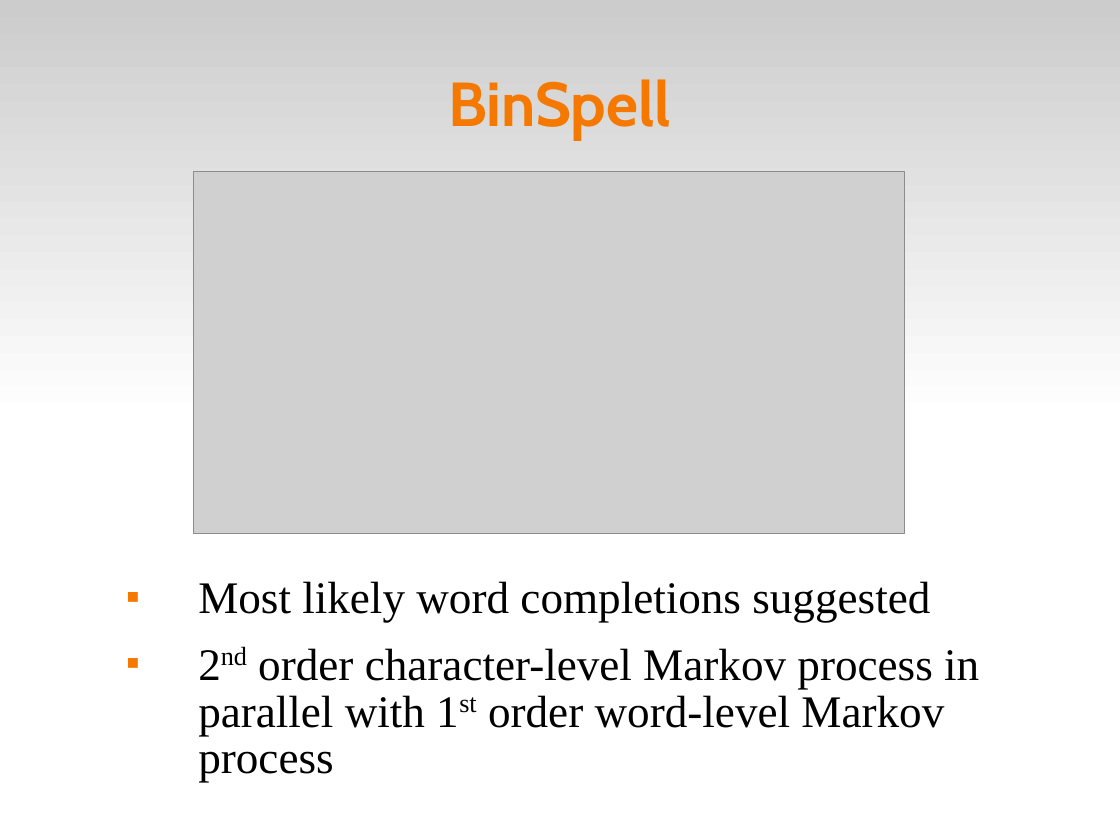
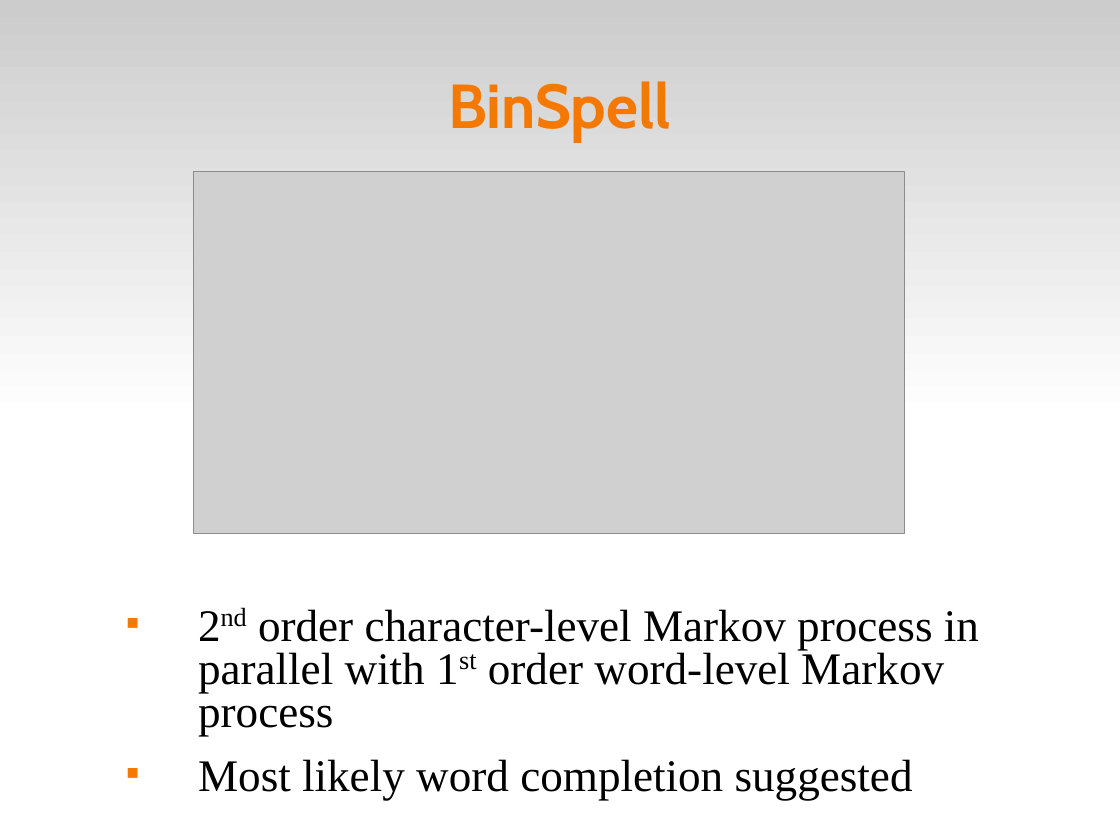
Before and after one commit to abdullah38rcc/BCI-Virtual-Keyboard, a slide deck: slide 9 of master's/docs/virtKey.ppt. Drawn at 1120x840 pixels with LibreOffice and Linux fonts; fonts in the diff are those of the drawing; grey boxes stand for pictures. Boxes give left, top, right and bottom in pixels: in the first picture for what was removed or moved away, otherwise in the second. Text is boxed around its words. In the diff, an @@ line names an element or a change of style, - is before the commit and + after.

```diff
--- a/master's/docs/virtKey.ppt
+++ b/master's/docs/virtKey.ppt
@@ title "BinSpell" at (448,81,671,141): line spacing 0.96 to 0.94 @@
@@ text "2nd order character-level Markov process ...": place and size @@
-text "2nd order character-level Markov process ..." at (198,581,979,783)
+text "2nd order character-level Markov process ..." at (198,609,979,800)
@@ text at (198,581,930,623): paragraph removed @@
-■ Most likely word completions suggested
@@ text at (198,609,979,737): line spacing 0.86 to 0.8 @@
@@ text at (198,759,913,800): paragraph added @@
+■ Most likely word completion suggested
```
Also in this commit, not shown: 17 other slides changed, 1 other file.
